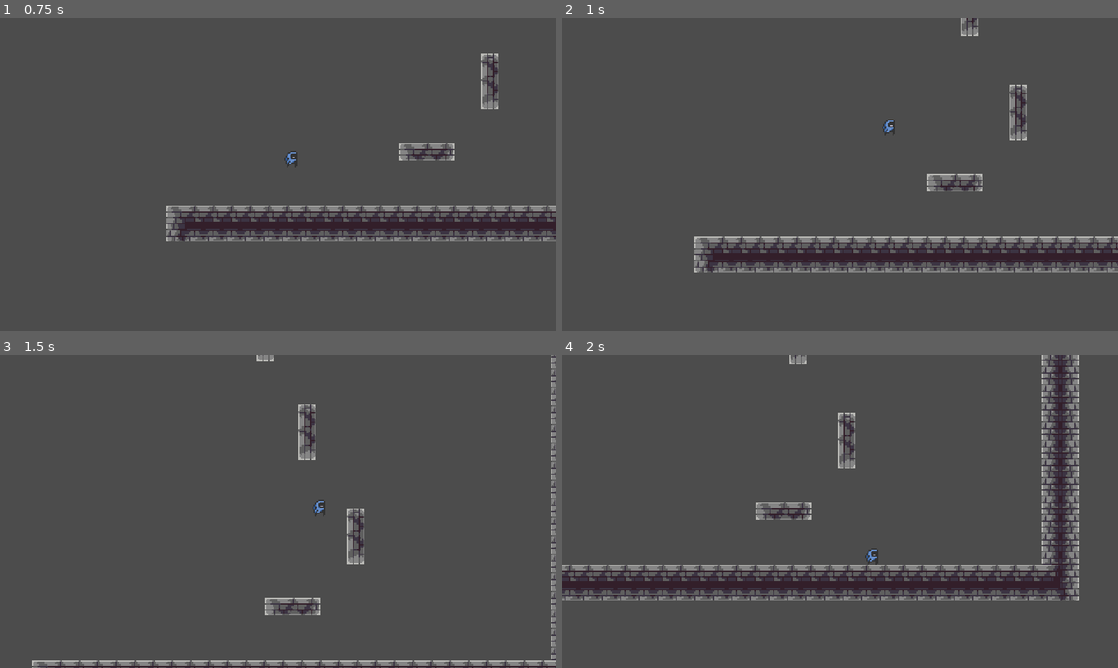
Above: before the commit, frames 1-4 (two rows, left to right).
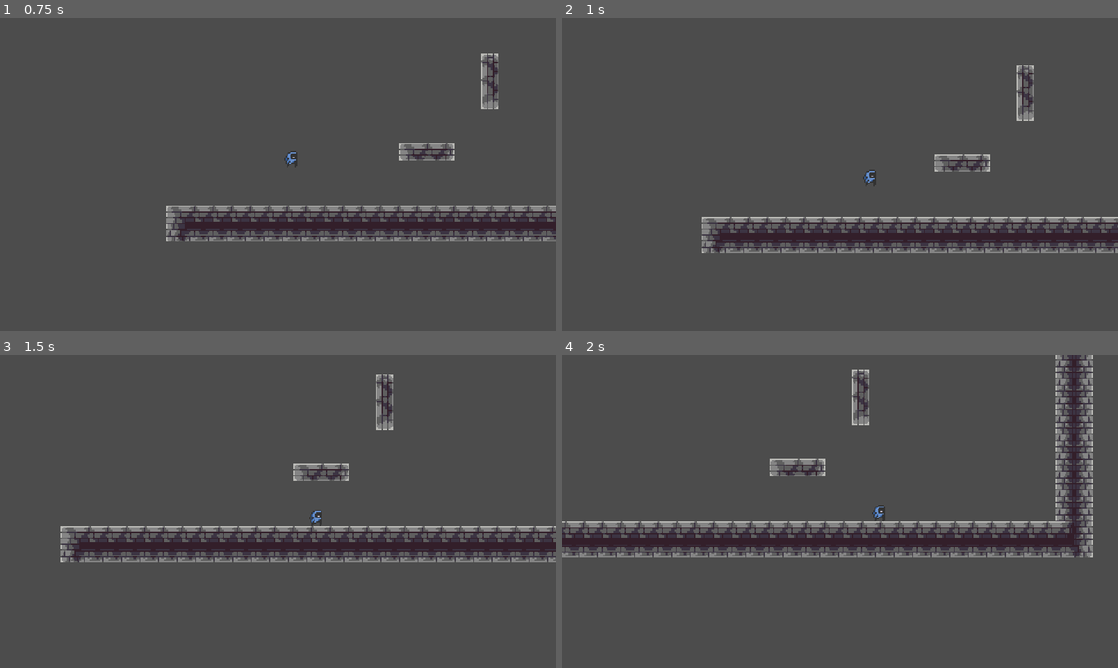
Above: after the commit, the same moments.

Repository: Quanarie/GoUp
Game: Godot game, scene res://World.tscn
Two runs of this game, one before a commit and one after it. Both use one fixed random seed, a clock stepped at 60 frames per second and the inputs below.
Inputs:
- Up to frame 1 (0.75 s): hold Right (ui_right) from 0.53 s (still down); tap Space (dash, bound only after the commit) at 0.6 s
- Up to frame 2 (1 s): keep holding Right (ui_right); tap Up (ui_up) at 0.77 s; tap Q (dash, bound only before the commit) at 0.8 s
- Up to frame 3 (1.5 s): keep holding Right (ui_right); tap Up (ui_up) at 1.07 s; tap Q (dash, bound only before the commit) at 1.35 s
- Up to frame 4 (2 s): keep holding Right (ui_right); tap Up (ui_up) at 1.52, 1.55, 1.82 s

Frame 1 is identical in both runs. In frame 2, 9.7% of the frame differs, in the area x 23-100%, y 0-82%; in frame 3, 8.6%; in frame 4, 15%, in the area x 0-96%, y 0-79%.

Commit message:
Additions to dash

Diff:
--- a/Player/Player.gd
+++ b/Player/Player.gd
@@ -7,7 +7,7 @@
 export var jump_decrease_on_release_coefficient = 2
 export var slowdown_coefficient_ground = 0.5
 export var slowdown_coefficient_air = 0.05
-export var dash_force = 300
+export var dash_force = 150
 
 var velocity = Vector2.ZERO
 var boots_active = false
@@ -31,14 +31,20 @@
 	if is_on_floor():
 		can_dash = true
 
-	if Input.is_action_just_pressed("dash") and can_dash:
-		dash_direction.x = -Input.get_action_strength("ui_left") + Input.get_action_strength("ui_right")
-		dash_direction.y = Input.get_action_strength("ui_down") - Input.get_action_strength("ui_up")
-		velocity = dash_direction * dash_force
-		can_dash = false
-		dashing = true
-		yield(get_tree().create_timer(0.2), "timeout")
-		dashing = false
+	var input = Vector2.ZERO
+	input.x = -Input.get_action_strength("ui_left") + Input.get_action_strength("ui_right")
+	input.y = Input.get_action_strength("ui_down") - Input.get_action_strength("ui_up")
+
+	if input.x != 0: dash_direction.x = input.x
+	if input.y != 0: dash_direction.y = input.y
+
+	if Input.is_action_just_pressed("dash") and can_dash and !is_on_floor():
+		if dash_direction != Vector2.ZERO:
+			velocity = dash_direction * dash_force
+			can_dash = false
+			dashing = true
+			yield(get_tree().create_timer(0.2), "timeout")
+			dashing = false
 	if dashing:
 		velocity = move_and_slide(velocity)
 
--- a/project.godot
+++ b/project.godot
@@ -88,7 +88,7 @@
 }
 dash={
 "deadzone": 0.5,
-"events": [ Object(InputEventKey,"resource_local_to_scene":false,"resource_name":"","device":0,"alt":false,"shift":false,"control":false,"meta":false,"command":false,"pressed":false,"scancode":81,"physical_scancode":0,"unicode":0,"echo":false,"script":null)
+"events": [ Object(InputEventKey,"resource_local_to_scene":false,"resource_name":"","device":0,"alt":false,"shift":false,"control":false,"meta":false,"command":false,"pressed":false,"scancode":32,"physical_scancode":0,"unicode":0,"echo":false,"script":null)
  ]
 }
 
